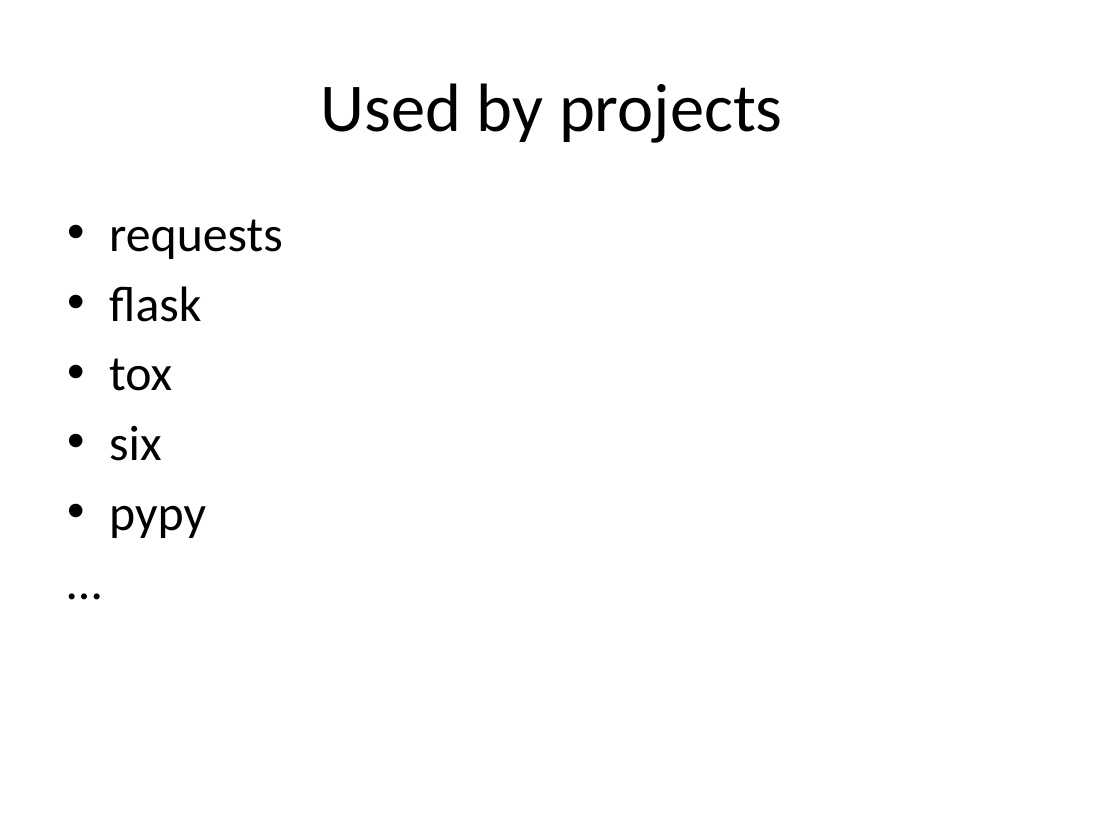
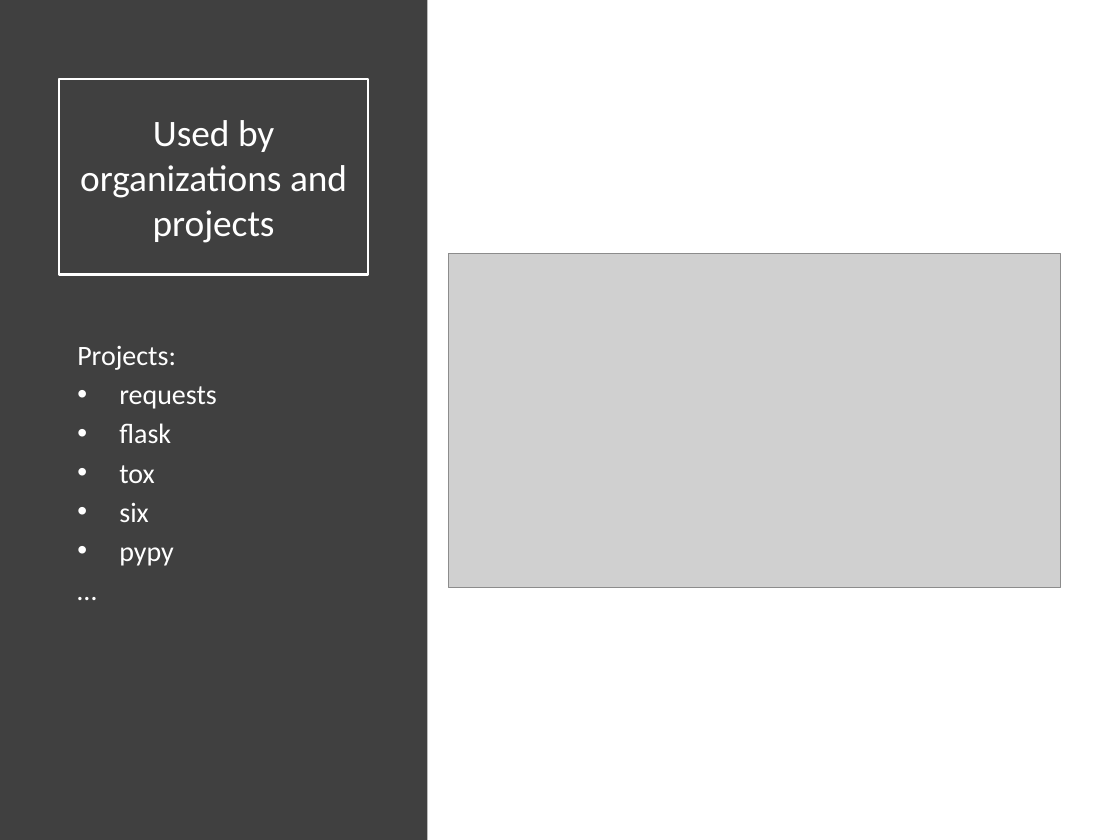
Before and after one commit to hdw868/pytest_demo, a slide deck: slide 3 of docs/Introduction to pytest.pptx (slide 4 before the commit). Drawn at 1120x840 pixels with LibreOffice and Linux fonts; fonts in the diff are those of the drawing; grey boxes stand for pictures. Boxes give left, top, right and bottom in pixels: in the first picture for what was removed or moved away, otherwise in the second. Text is boxed around its words. In the diff, an @@ line names an element or a change of style, - is before the commit and + after.

```diff
--- a/docs/Introduction to pytest.pptx
+++ b/docs/Introduction to pytest.pptx
@@ rectangle added at box(0, 0, 428, 840), fill #404040 @@
@@ title added at box(59, 78, 368, 274), outline #FFFFFF 1.5 pt, 24 pt, text #FFFFFF @@
+Used by organizations and projects
@@ title removed at box(321, 83, 783, 143) @@
-Used by projects
@@ picture added at box(448, 253, 1061, 587) @@
@@ text "Projects:": place and size @@
-text "Projects:" at box(109, 219, 283, 538)
+text "Projects:" at box(77, 346, 217, 566)
@@ text at box(77, 346, 176, 370): paragraph added @@
+Projects:
@@ text at box(119, 386, 217, 566): size 32 to 18 pt, text colour #000000 to #FFFFFF in "requests", "flask", "tox", "six" and 2 more places; less space between paragraphs @@
```
Also in this commit, not shown: 11 other slides changed, 3 slides added, 2 slides removed.
